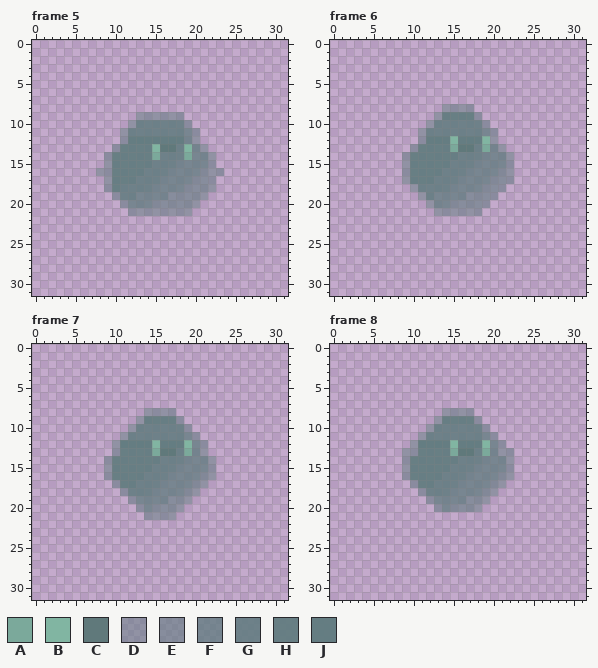
A pixel-art file gets an edit: sprites/source/slime_version1.ase. The picture above was drawn from the file before the commit.
32x32 pixels, 25 frames. Colours within 5 levels of each other are drawn and written as one. Shown: frame 5, frame 6, frame 7, frame 8. The commit also changed other frames, which this record leaves out.
Palette (. is transparent): A #7ba99b  B #81b5a2  C #60797b  D #627c8085  E #627c809e  F #627c80c7  G #627c80e1  H #627c80f0  J #627c80f8
Once edited:
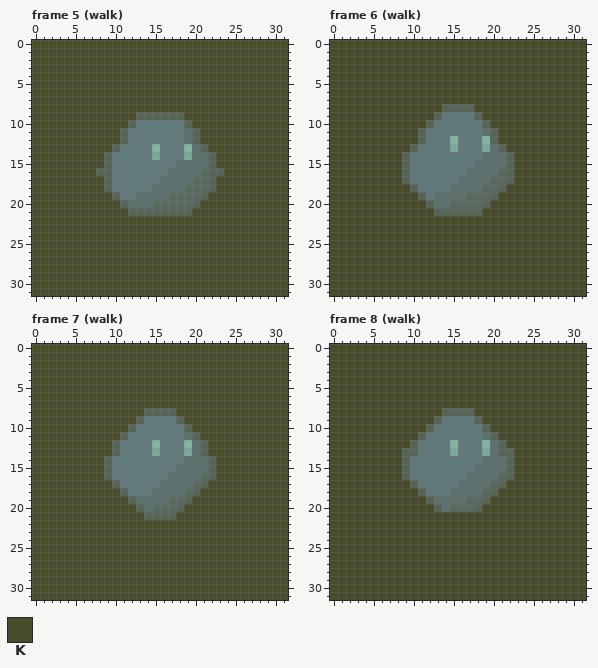
Colours new in this view: K #484c2a
Commit message: import slime walk
Changes in this commit:
layer "bg" added
layer "slime" added
layer "Layer 1" removed
colour D: #627c8085 -> #566557
colour E: #627c809e -> #586a5f
colour F: #627c80c7 -> #5c716d
Changed rows in their new state; - is a pixel that keeps its letter.
Frame 5 (walk), layers "slime", "bg":
first column x 0:
 0 KKKKKKKKKKKKKKKKKKKKKKKKKKKKKKKK
 1 KKKKKKKKKKKKKKKKKKKKKKKKKKKKKKKK
 2 KKKKKKKKKKKKKKKKKKKKKKKKKKKKKKKK
 3 KKKKKKKKKKKKKKKKKKKKKKKKKKKKKKKK
 4 KKKKKKKKKKKKKKKKKKKKKKKKKKKKKKKK
 5 KKKKKKKKKKKKKKKKKKKKKKKKKKKKKKKK
 6 KKKKKKKKKKKKKKKKKKKKKKKKKKKKKKKK
 7 KKKKKKKKKKKKKKKKKKKKKKKKKKKKKKKK
 8 KKKKKKKKKKKKKKKKKKKKKKKKKKKKKKKK
 9 KKKKKKKKKKKKK------KKKKKKKKKKKKK
10 KKKKKKKKKKKK-CCCCCC-KKKKKKKKKKKK
11 KKKKKKKKKKK-CCCCCCC--KKKKKKKKKKK
12 KKKKKKKKKKK-CCCCCCC--KKKKKKKKKKK
13 KKKKKKKKKK-CCCC---C---KKKKKKKKKK
14 KKKKKKKKK-CCCCC-CCC----KKKKKKKKK
15 KKKKKKKKK-CCCCCCCC-----KKKKKKKKK
16 KKKKKKKK--CCCCCCC-------KKKKKKKK
17 KKKKKKKKK-CCCCCC-------KKKKKKKKK
18 KKKKKKKKK-CCCCC--------KKKKKKKKK
19 KKKKKKKKKK-CC---------KKKKKKKKKK
20 KKKKKKKKKKK----------KKKKKKKKKKK
21 KKKKKKKKKKKK--------KKKKKKKKKKKK
22 KKKKKKKKKKKKKKKKKKKKKKKKKKKKKKKK
23 KKKKKKKKKKKKKKKKKKKKKKKKKKKKKKKK
24 KKKKKKKKKKKKKKKKKKKKKKKKKKKKKKKK
25 KKKKKKKKKKKKKKKKKKKKKKKKKKKKKKKK
26 KKKKKKKKKKKKKKKKKKKKKKKKKKKKKKKK
27 KKKKKKKKKKKKKKKKKKKKKKKKKKKKKKKK
28 KKKKKKKKKKKKKKKKKKKKKKKKKKKKKKKK
29 KKKKKKKKKKKKKKKKKKKKKKKKKKKKKKKK
30 KKKKKKKKKKKKKKKKKKKKKKKKKKKKKKKK
31 KKKKKKKKKKKKKKKKKKKKKKKKKKKKKKKK
Frame 6 (walk), layers "slime", "bg":
first column x 0:
 0 KKKKKKKKKKKKKKKKKKKKKKKKKKKKKKKK
 1 KKKKKKKKKKKKKKKKKKKKKKKKKKKKKKKK
 2 KKKKKKKKKKKKKKKKKKKKKKKKKKKKKKKK
 3 KKKKKKKKKKKKKKKKKKKKKKKKKKKKKKKK
 4 KKKKKKKKKKKKKKKKKKKKKKKKKKKKKKKK
 5 KKKKKKKKKKKKKKKKKKKKKKKKKKKKKKKK
 6 KKKKKKKKKKKKKKKKKKKKKKKKKKKKKKKK
 7 KKKKKKKKKKKKKKKKKKKKKKKKKKKKKKKK
 8 KKKKKKKKKKKKKK----KKKKKKKKKKKKKK
 9 KKKKKKKKKKKKK-CCCC-KKKKKKKKKKKKK
10 KKKKKKKKKKKK-CCCCCC-KKKKKKKKKKKK
11 KKKKKKKKKKK-CCCCCCC--KKKKKKKKKKK
12 KKKKKKKKKKK-CCC-CCC--KKKKKKKKKKK
13 KKKKKKKKKK-CCCC---C---KKKKKKKKKK
14 KKKKKKKKK-CCCCCCCCC----KKKKKKKKK
15 KKKKKKKKK-CCCCCCCC-----KKKKKKKKK
16 KKKKKKKKK-CCCCCCC------KKKKKKKKK
17 KKKKKKKKK-CCCCCC-------KKKKKKKKK
18 KKKKKKKKKK-CCCC-------KKKKKKKKKK
19 KKKKKKKKKKK-C--------KKKKKKKKKKK
20 KKKKKKKKKKKK--------KKKKKKKKKKKK
21 KKKKKKKKKKKKK------KKKKKKKKKKKKK
22 KKKKKKKKKKKKKKKKKKKKKKKKKKKKKKKK
23 KKKKKKKKKKKKKKKKKKKKKKKKKKKKKKKK
24 KKKKKKKKKKKKKKKKKKKKKKKKKKKKKKKK
25 KKKKKKKKKKKKKKKKKKKKKKKKKKKKKKKK
26 KKKKKKKKKKKKKKKKKKKKKKKKKKKKKKKK
27 KKKKKKKKKKKKKKKKKKKKKKKKKKKKKKKK
28 KKKKKKKKKKKKKKKKKKKKKKKKKKKKKKKK
29 KKKKKKKKKKKKKKKKKKKKKKKKKKKKKKKK
30 KKKKKKKKKKKKKKKKKKKKKKKKKKKKKKKK
31 KKKKKKKKKKKKKKKKKKKKKKKKKKKKKKKK
Frame 7 (walk), layers "slime", "bg":
first column x 0:
 0 KKKKKKKKKKKKKKKKKKKKKKKKKKKKKKKK
 1 KKKKKKKKKKKKKKKKKKKKKKKKKKKKKKKK
 2 KKKKKKKKKKKKKKKKKKKKKKKKKKKKKKKK
 3 KKKKKKKKKKKKKKKKKKKKKKKKKKKKKKKK
 4 KKKKKKKKKKKKKKKKKKKKKKKKKKKKKKKK
 5 KKKKKKKKKKKKKKKKKKKKKKKKKKKKKKKK
 6 KKKKKKKKKKKKKKKKKKKKKKKKKKKKKKKK
 7 KKKKKKKKKKKKKKKKKKKKKKKKKKKKKKKK
 8 KKKKKKKKKKKKKK----KKKKKKKKKKKKKK
 9 KKKKKKKKKKKKK-CCCC-KKKKKKKKKKKKK
10 KKKKKKKKKKKK-CCCCCC-KKKKKKKKKKKK
11 KKKKKKKKKKK-CCCCCCC--KKKKKKKKKKK
12 KKKKKKKKKK-CCCC-CCC---KKKKKKKKKK
13 KKKKKKKKKK-CCCC---C---KKKKKKKKKK
14 KKKKKKKKK-CCCCCCCCC----KKKKKKKKK
15 KKKKKKKKK-CCCCCCCC-----KKKKKKKKK
16 KKKKKKKKK-CCCCCCC------KKKKKKKKK
17 KKKKKKKKKK-CCCCC------KKKKKKKKKK
18 KKKKKKKKKKK-CCC------KKKKKKKKKKK
19 KKKKKKKKKKKK--------KKKKKKKKKKKK
20 KKKKKKKKKKKKK------KKKKKKKKKKKKK
21 KKKKKKKKKKKKKK----KKKKKKKKKKKKKK
22 KKKKKKKKKKKKKKKKKKKKKKKKKKKKKKKK
23 KKKKKKKKKKKKKKKKKKKKKKKKKKKKKKKK
24 KKKKKKKKKKKKKKKKKKKKKKKKKKKKKKKK
25 KKKKKKKKKKKKKKKKKKKKKKKKKKKKKKKK
26 KKKKKKKKKKKKKKKKKKKKKKKKKKKKKKKK
27 KKKKKKKKKKKKKKKKKKKKKKKKKKKKKKKK
28 KKKKKKKKKKKKKKKKKKKKKKKKKKKKKKKK
29 KKKKKKKKKKKKKKKKKKKKKKKKKKKKKKKK
30 KKKKKKKKKKKKKKKKKKKKKKKKKKKKKKKK
31 KKKKKKKKKKKKKKKKKKKKKKKKKKKKKKKK
Frame 8 (walk), layers "slime", "bg":
first column x 0:
 0 KKKKKKKKKKKKKKKKKKKKKKKKKKKKKKKK
 1 KKKKKKKKKKKKKKKKKKKKKKKKKKKKKKKK
 2 KKKKKKKKKKKKKKKKKKKKKKKKKKKKKKKK
 3 KKKKKKKKKKKKKKKKKKKKKKKKKKKKKKKK
 4 KKKKKKKKKKKKKKKKKKKKKKKKKKKKKKKK
 5 KKKKKKKKKKKKKKKKKKKKKKKKKKKKKKKK
 6 KKKKKKKKKKKKKKKKKKKKKKKKKKKKKKKK
 7 KKKKKKKKKKKKKKKKKKKKKKKKKKKKKKKK
 8 KKKKKKKKKKKKKK----KKKKKKKKKKKKKK
 9 KKKKKKKKKKKKK-CCCC-KKKKKKKKKKKKK
10 KKKKKKKKKKKK-CCCCCC-KKKKKKKKKKKK
11 KKKKKKKKKKK-CCCCCCC--KKKKKKKKKKK
12 KKKKKKKKKK-CCCC-CCC---KKKKKKKKKK
13 KKKKKKKKK--CCCC---C----KKKKKKKKK
14 KKKKKKKKK-CCCCCCCCC----KKKKKKKKK
15 KKKKKKKKK-CCCCCCCC-----KKKKKKKKK
16 KKKKKKKKK-CCCCCCC------KKKKKKKKK
17 KKKKKKKKKK-CCCCC------KKKKKKKKKK
18 KKKKKKKKKKK-CCC------KKKKKKKKKKK
19 KKKKKKKKKKKK--------KKKKKKKKKKKK
20 KKKKKKKKKKKKK------KKKKKKKKKKKKK
21 KKKKKKKKKKKKKKKKKKKKKKKKKKKKKKKK
22 KKKKKKKKKKKKKKKKKKKKKKKKKKKKKKKK
23 KKKKKKKKKKKKKKKKKKKKKKKKKKKKKKKK
24 KKKKKKKKKKKKKKKKKKKKKKKKKKKKKKKK
25 KKKKKKKKKKKKKKKKKKKKKKKKKKKKKKKK
26 KKKKKKKKKKKKKKKKKKKKKKKKKKKKKKKK
27 KKKKKKKKKKKKKKKKKKKKKKKKKKKKKKKK
28 KKKKKKKKKKKKKKKKKKKKKKKKKKKKKKKK
29 KKKKKKKKKKKKKKKKKKKKKKKKKKKKKKKK
30 KKKKKKKKKKKKKKKKKKKKKKKKKKKKKKKK
31 KKKKKKKKKKKKKKKKKKKKKKKKKKKKKKKK
Where, in picture pixels (left, top, right, bottom), the same in both pictures:
changed: (32, 40, 288, 296)
changed: (330, 40, 586, 296)
changed: (32, 344, 288, 600)
changed: (330, 344, 586, 600)
